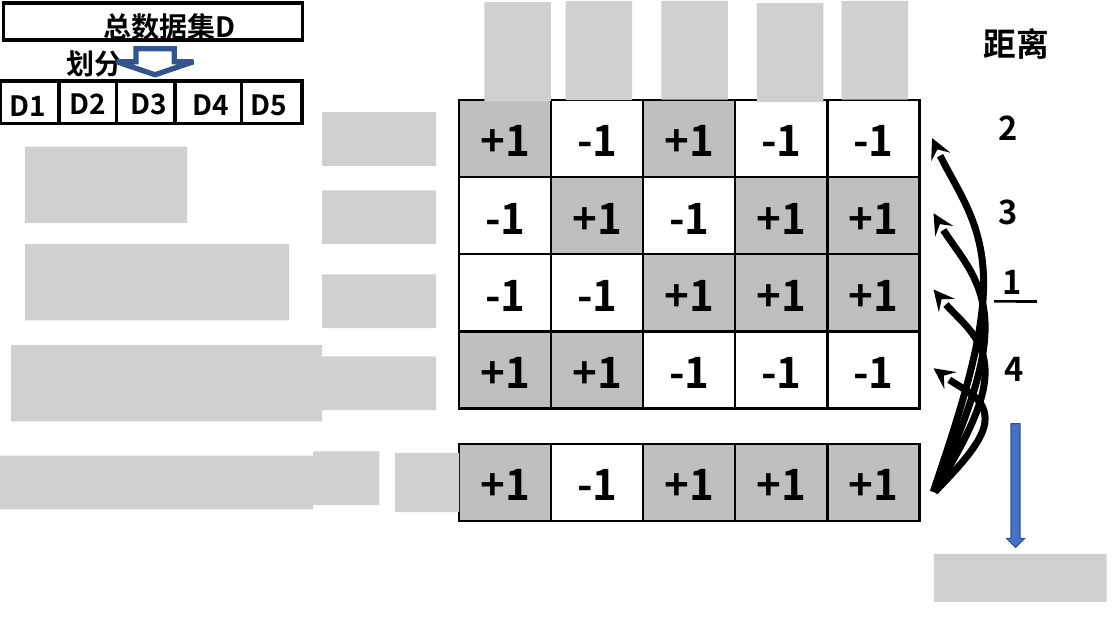
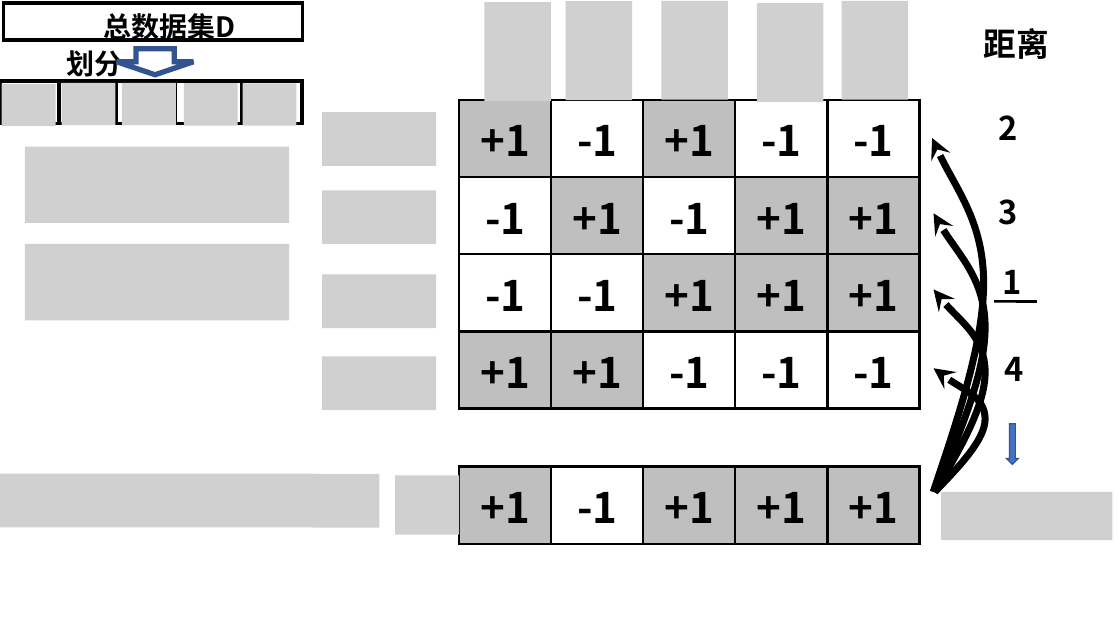
Before and after one commit to 1259975740/Machine_Learning, a slide deck: slide 18 of chapter03/图片/03.pptx. Drawn at 1120x630 pixels with LibreOffice and Linux fonts; fonts in the diff are those of the drawing; grey boxes stand for pictures. Boxes give left, top, right and bottom in pixels: in the first picture for what was removed or moved away, otherwise in the second. Text is boxed around its words. In the diff, an @@ line names an element or a change of style, - is before the commit and + after.

```diff
--- a/chapter03/图片/03.pptx
+++ b/chapter03/图片/03.pptx
@@ picture added at (2, 84, 55, 126) @@
@@ picture added at (61, 83, 115, 125) @@
@@ picture added at (122, 83, 176, 125) @@
@@ picture added at (184, 83, 238, 125) @@
@@ picture added at (243, 83, 297, 125) @@
@@ text removed at (10, 95, 46, 124) @@
-D1
@@ text removed at (70, 93, 106, 114) @@
-D2
@@ text removed at (130, 93, 166, 115) @@
-D3
@@ text removed at (192, 94, 228, 123) @@
-D4
@@ text removed at (251, 94, 287, 123) @@
-D5
@@ picture: place and size @@
-picture at (25, 146, 187, 223)
+picture at (25, 146, 290, 223)
@@ picture removed at (11, 345, 322, 422) @@
@@ down arrow: place and size @@
-down arrow at (1007, 423, 1025, 547)
+down arrow at (1007, 423, 1018, 464)
@@ picture: place and size @@
-picture at (0, 455, 313, 509)
+picture at (0, 474, 313, 528)
@@ picture: place and size @@
-picture at (313, 451, 380, 505)
+picture at (313, 474, 380, 528)
@@ picture: place and size @@
-picture at (395, 453, 459, 513)
+picture at (395, 476, 459, 535)
@@ table: place and size @@
-table at (460, 444, 922, 522)
+table at (460, 466, 922, 544)
@@ picture added at (941, 492, 1112, 540) @@
@@ picture removed at (934, 555, 1107, 602) @@
```
Also in this commit, not shown: 32 other files.
